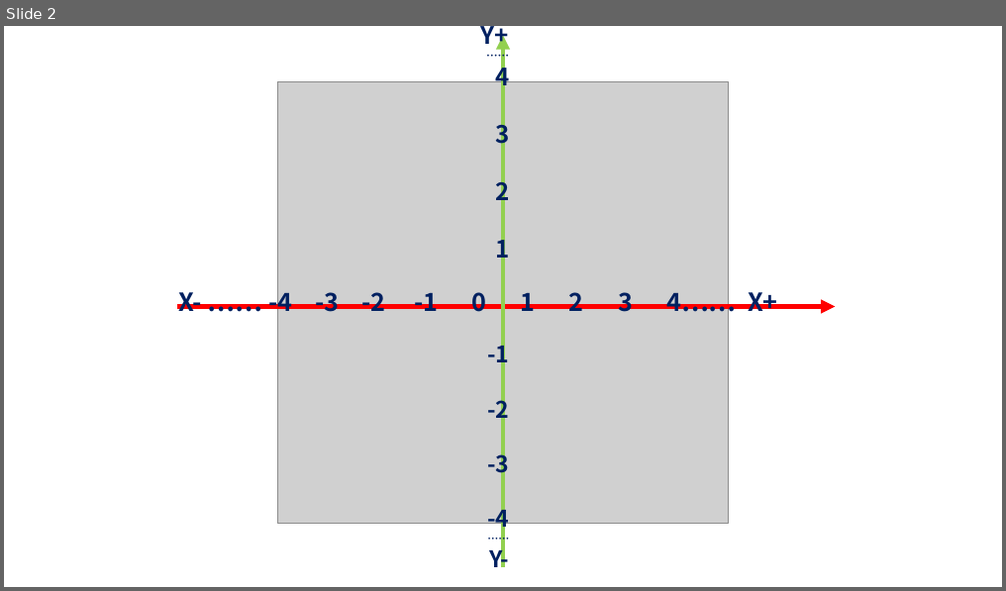
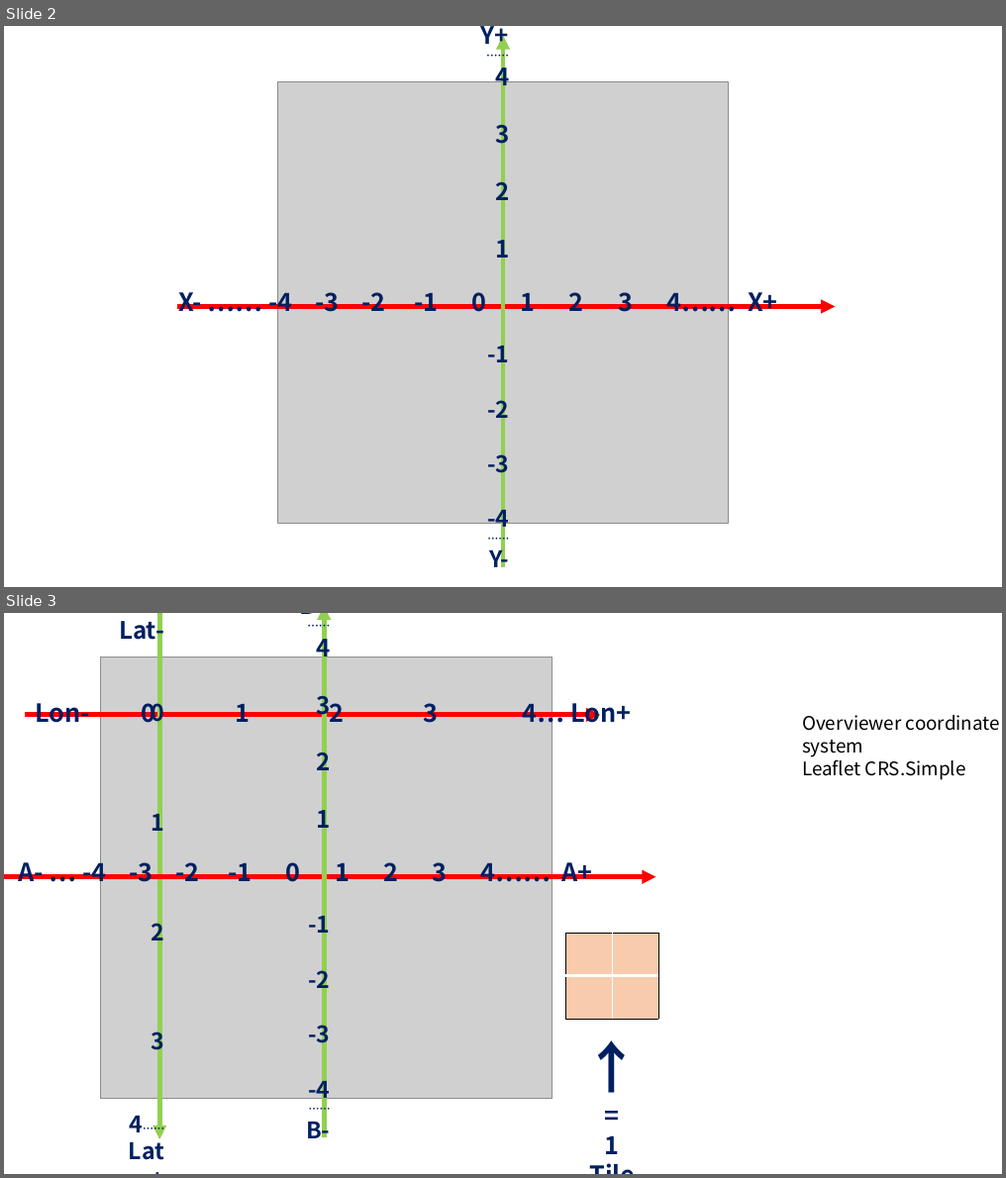
Before and after one commit to xmoiduts/KedamaDiff, a slide deck: sketchbook.pptx. Shown one above the other, each under a label of ours: slide 2 before the commit, slides 2 and 3 after it. The pictures are 1006x591 and 1006x1178 pixels, drawn with LibreOffice and Linux fonts; fonts in the diff are those of the drawing; grey boxes stand for pictures. Boxes give left, top, right and bottom in pixels: in the first picture for what was removed or moved away, otherwise in the second. Text is boxed around its words. In the diff, an @@ line names an element or a change of style, - is before the commit and + after.

```diff
--- a/sketchbook.pptx
+++ b/sketchbook.pptx
@@ slide 3 added at (4,613,1002,1174), background #FFFFFF @@
@@ text added at (119,614,165,1160), 22 pt, text #002060, bold @@
+Lat-
+0
+1
+2
+3
+4……
+Lat+
@@ arrow added from (159, 613) to (159, 1140), #92D050 4.5 pt @@
@@ text added at (300,613,331,1139), 22 pt, text #002060, bold @@
+B+
+……
+4
+3
+2
+1
+-1
+-2
+-3
+-4
+……
+B-
@@ arrow added from (325, 1139) to (325, 613), #92D050 4.5 pt @@
@@ picture added at (101,657,551,1099) @@
@@ text added at (35,697,631,730), 24 pt, text #002060, bold @@
+Lon- 0 1 2 3 4… Lon+
@@ arrow added from (25, 715) to (601, 715), #FF0000 4.5 pt @@
@@ text added at (802,715,1000,780), 18 pt, text #000000 @@
+Overviewer coordinate reference system
+Leaflet CRS.Simple
@@ arrow added from (4, 877) to (656, 877), #FF0000 4.5 pt @@
@@ text added at (19,856,592,888), 24 pt, text #002060, bold @@
+A- … -4 -3 -2 -1 0 1 2 3 4…… A+
@@ table added at (566,933,659,1019), 2 rows, 2 columns @@
+ | 
+ | 
@@ text added at (605,1136,620,1155), 24 pt, text #002060, bold @@
+↑
+=
+1 Tile
```
Also in this commit, not shown: 6 other files.
